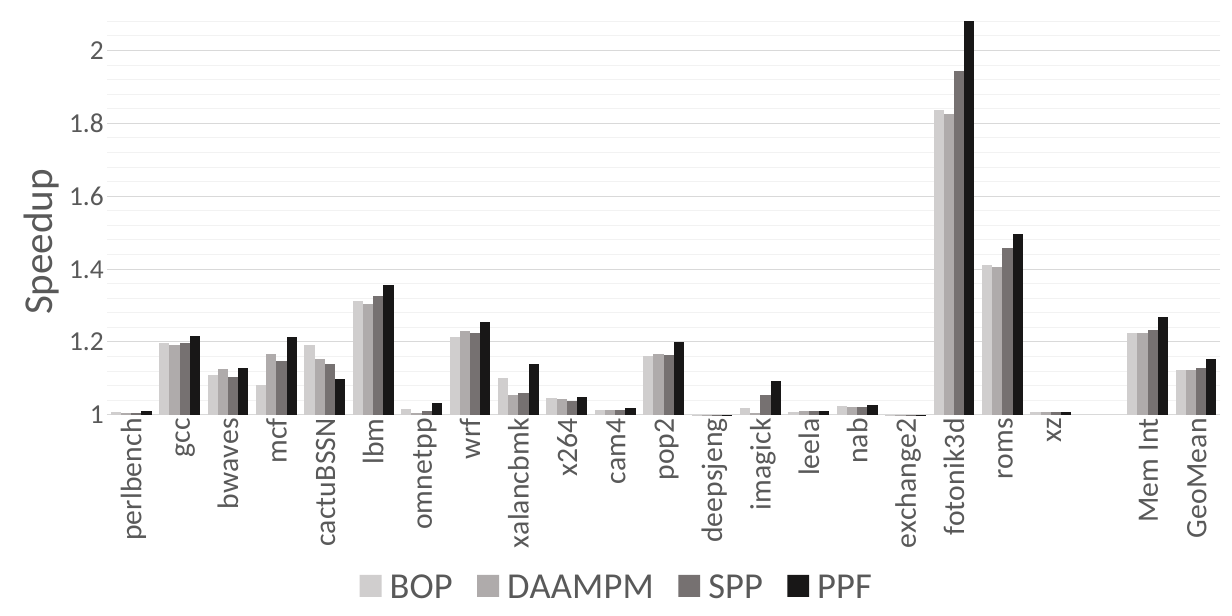
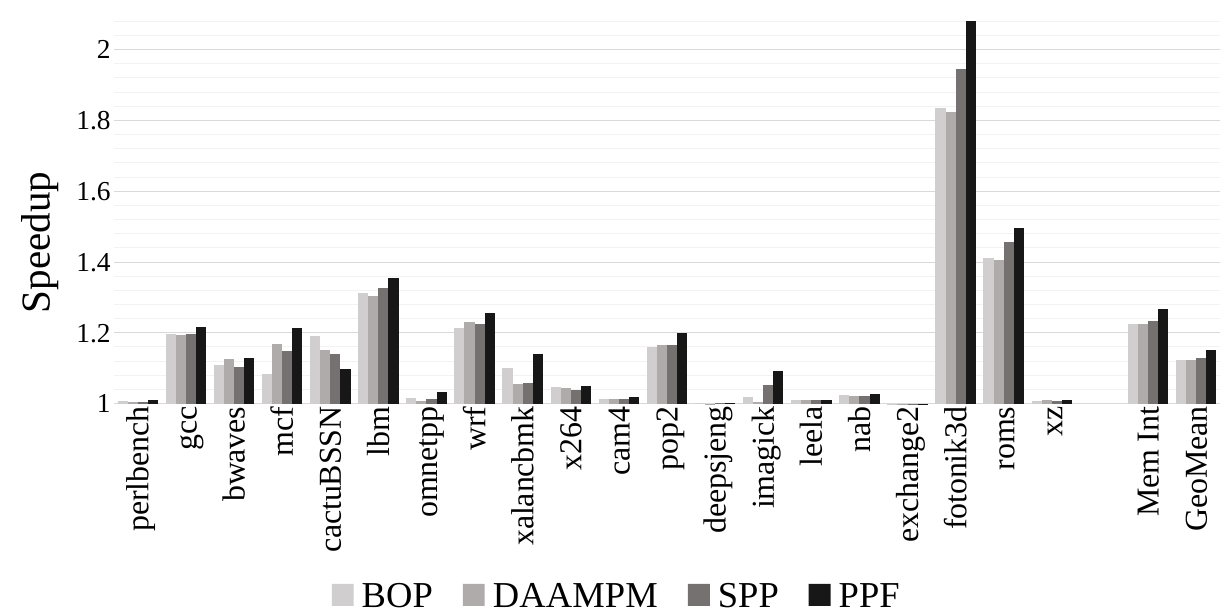
Before and after one commit to eshanbhatia22/PPF_Paper_Published_Version, a slide deck: slide 1 of graphs/SPEC2017.pptx. Drawn at 1232x616 pixels with LibreOffice and Linux fonts; fonts in the diff are those of the drawing. Boxes give left, top, right and bottom in pixels: in the first picture for what was removed or moved away, otherwise in the second. Text is boxed around its words. In the diff, an @@ line names an element or a change of style, - is before the commit and + after.

```diff
--- a/graphs/SPEC2017.pptx
+++ b/graphs/SPEC2017.pptx
@@ column chart at [0,0,1232,616] @@
@@ legend changed @@
@@ category axis changed @@
@@ value axis changed @@
@@ plot area changed @@
```
Also in this commit, not shown: 37 other files.
